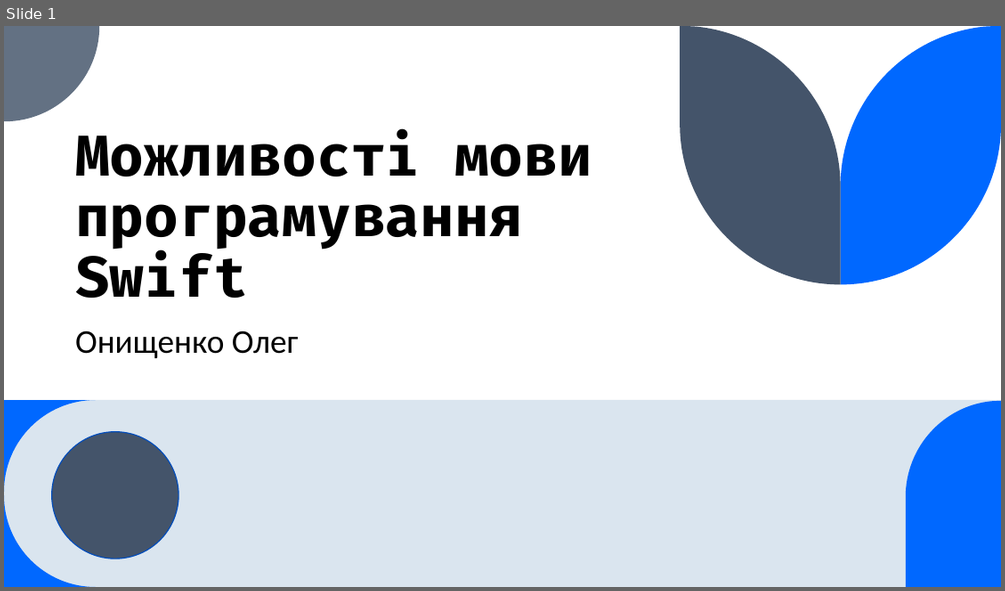
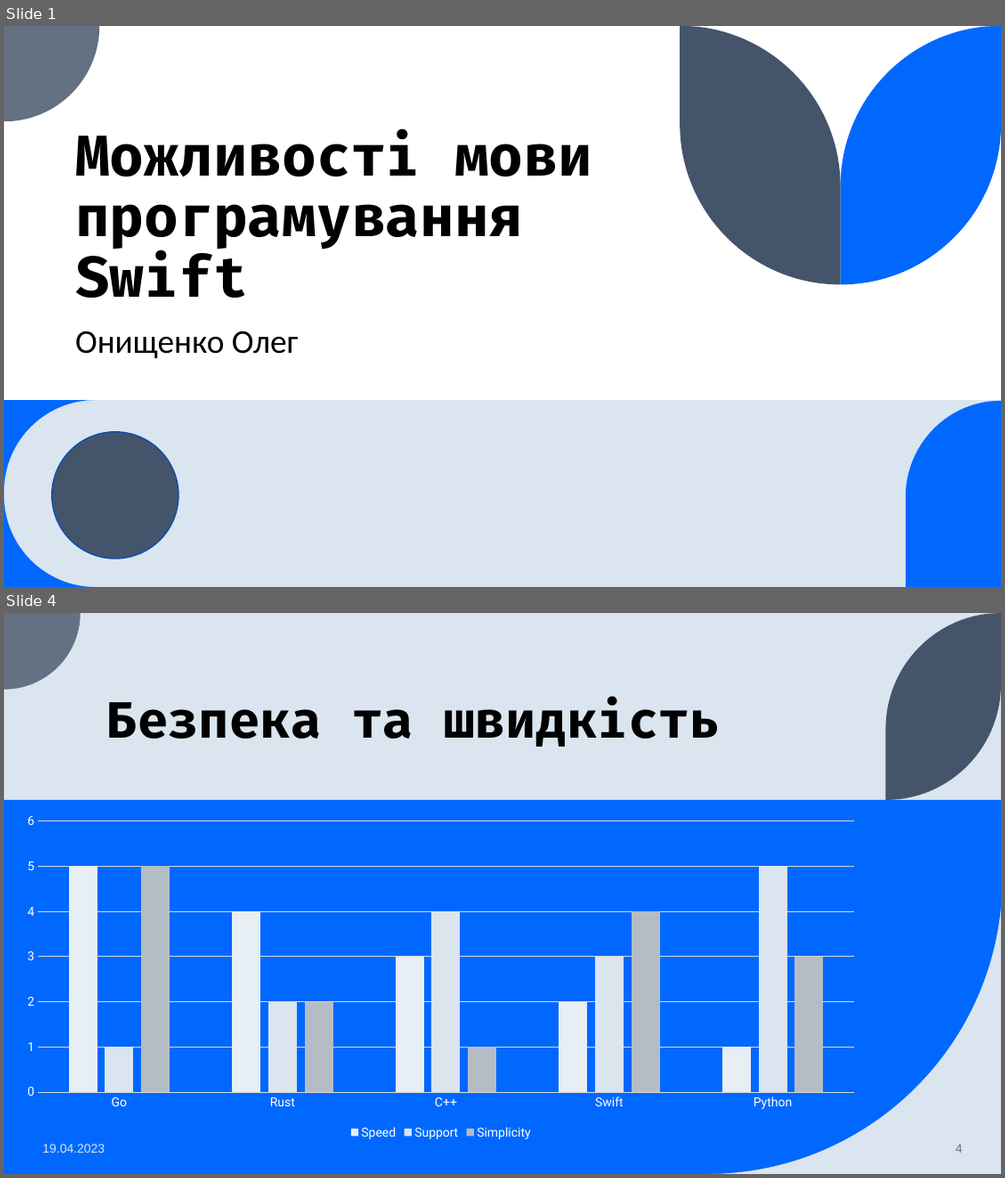
Before and after one commit to seesmof/University-Universytet, a slide deck: year1-term2/SS/ct1/presentation.pptx. Shown one above the other, each under a label of ours: slide 1 before the commit, slides 1 and 4 after it; the slides between them are not shown. The pictures are 1005x591 and 1005x1178 pixels, drawn with LibreOffice and Linux fonts; fonts in the diff are those of the drawing. Boxes give left, top, right and bottom in pixels: in the first picture for what was removed or moved away, otherwise in the second. Text is boxed around its words. In the diff, an @@ line names an element or a change of style, - is before the commit and + after.

```diff
--- a/year1-term2/SS/ct1/presentation.pptx
+++ b/year1-term2/SS/ct1/presentation.pptx
@@ slide 4 added at box(4, 613, 1001, 1174), background #DAE5EF @@
@@ freeform shape added at box(4, 613, 81, 690), fill #637183 @@
@@ freeform shape added at box(886, 613, 1001, 800), fill #44546A @@
@@ title added at box(107, 698, 720, 747), 48 pt, text #000000, bold @@
+Безпека та швидкість
@@ rectangle added at box(4, 800, 1001, 1174), fill #0068FF @@
@@ column chart added at box(10, 807, 872, 1143) @@
+categories: Go, Rust, C++, Swift, Python
+Speed: 5, 4, 3, 2, 1
+Support: 1, 2, 4, 3, 5
+Simplicity: 5, 2, 1, 4, 3
@@ freeform shape added at box(707, 878, 1001, 1174), fill #DAE5EF @@
@@ text added at box(42, 1143, 105, 1152), 12 pt, text #DAE5EF @@
+19.04.2023
@@ page number added at box(955, 1143, 963, 1152), 12 pt, text #637183 @@
+4
```
Also in this commit, not shown: 7 slides changed, 4 other slides added, 3 slides removed, 1 other file.
